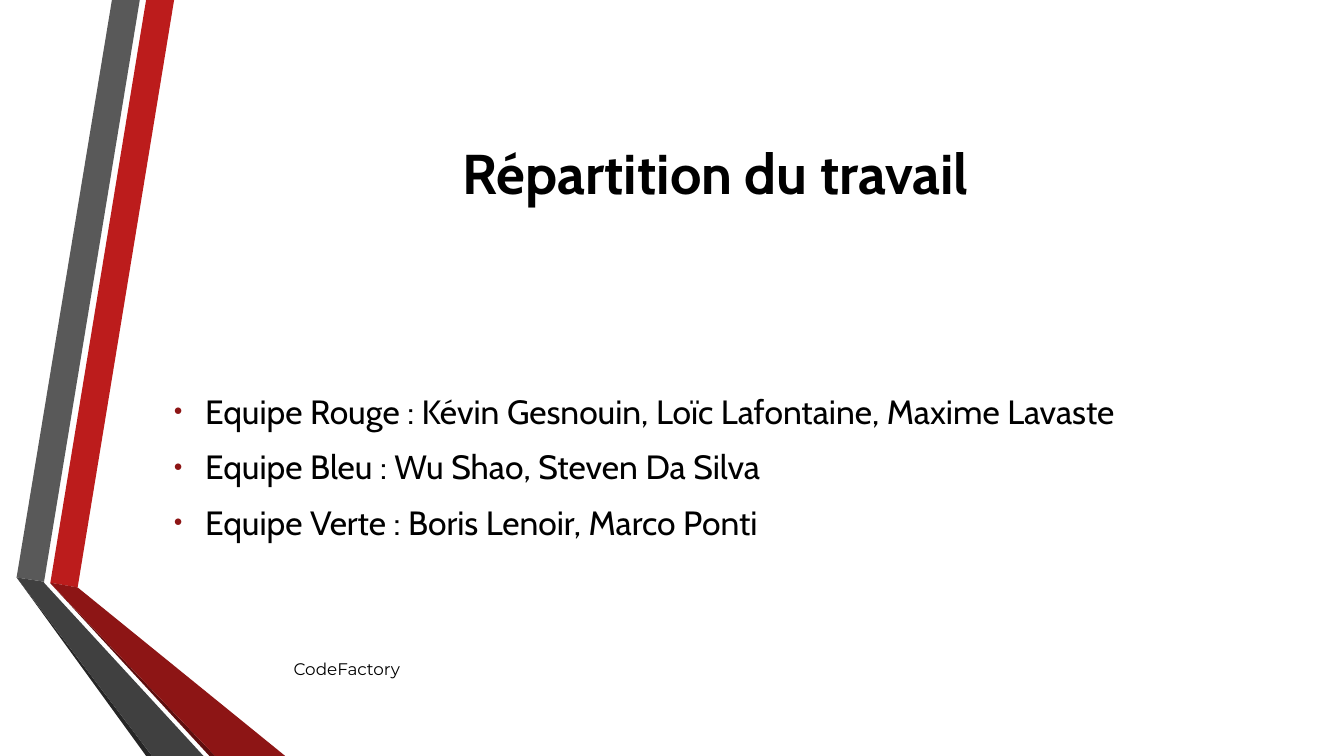
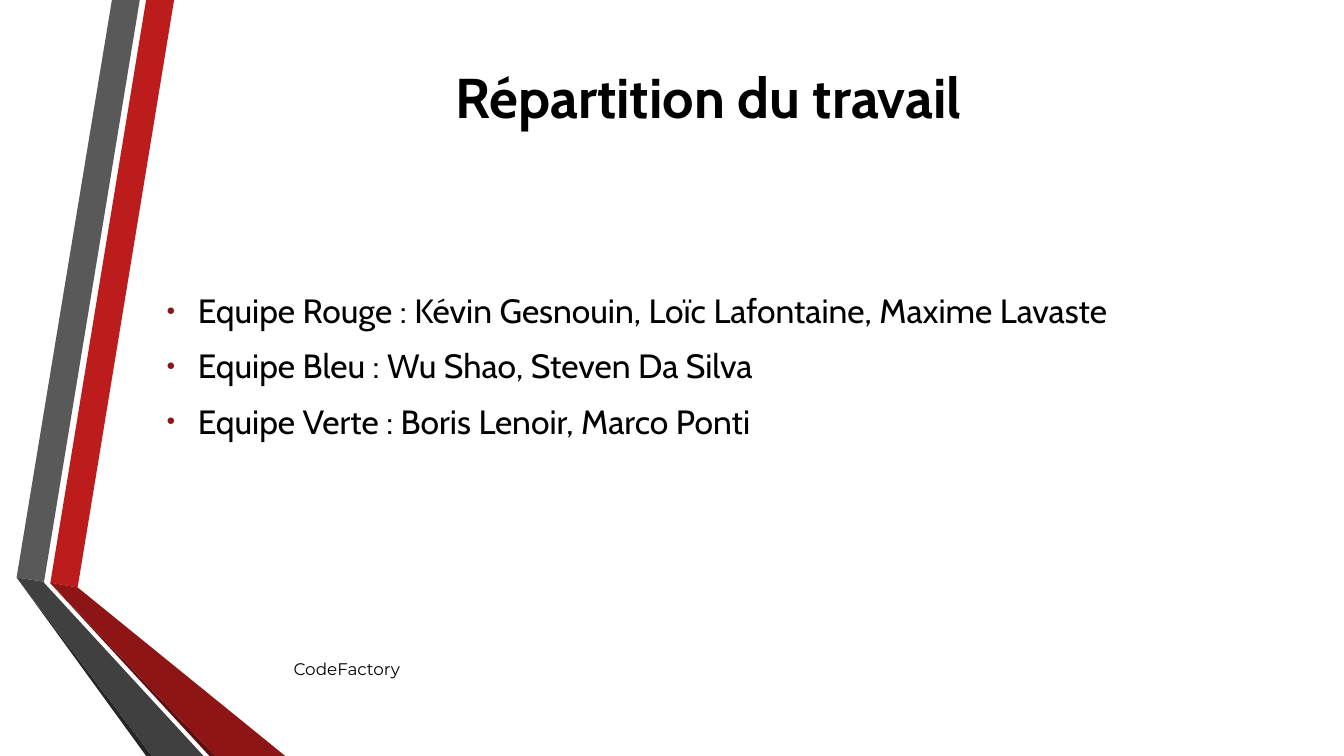
Before and after one commit to Ashmouth/IL, a slide deck: slide 2 of Diaporama/Ingénierie logiciel eCours.pptx. Drawn at 1344x756 pixels with LibreOffice and Linux fonts; fonts in the diff are those of the drawing; background and template pictures are left out. Boxes give left, top, right and bottom in pixels: in the first picture for what was removed or moved away, otherwise in the second. Text is boxed around its words. In the diff, an @@ line names an element or a change of style, - is before the commit and + after.

```diff
--- a/Diaporama/Ingénierie logiciel eCours.pptx
+++ b/Diaporama/Ingénierie logiciel eCours.pptx
@@ title "Répartition du travail": place and size @@
-title "Répartition du travail" at (463, 152, 968, 207)
+title "Répartition du travail" at (456, 76, 961, 131)
@@ text "Equipe Rouge : Kévin Gesnouin, ...": place and size @@
-text "Equipe Rouge : Kévin Gesnouin, ..." at (205, 398, 1114, 543)
+text "Equipe Rouge : Kévin Gesnouin, ..." at (198, 297, 1107, 442)
```
Also in this commit, not shown: 10 other slides changed, 1 slide added, 2 other files.
